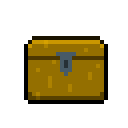
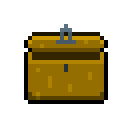
Comparing the layer stacks of the two 128x128 images. Changes:
showed "Layer 2", painted on it over box(24, 24, 108, 76)
hid "Layer 1" over box(24, 36, 108, 76)
